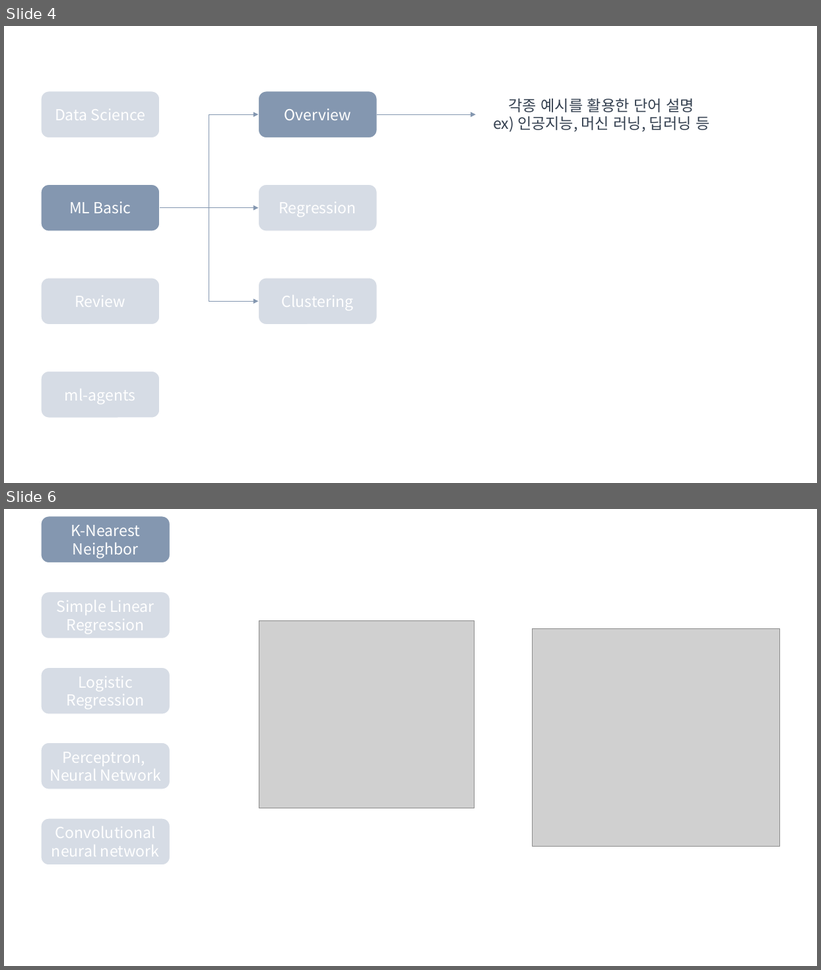
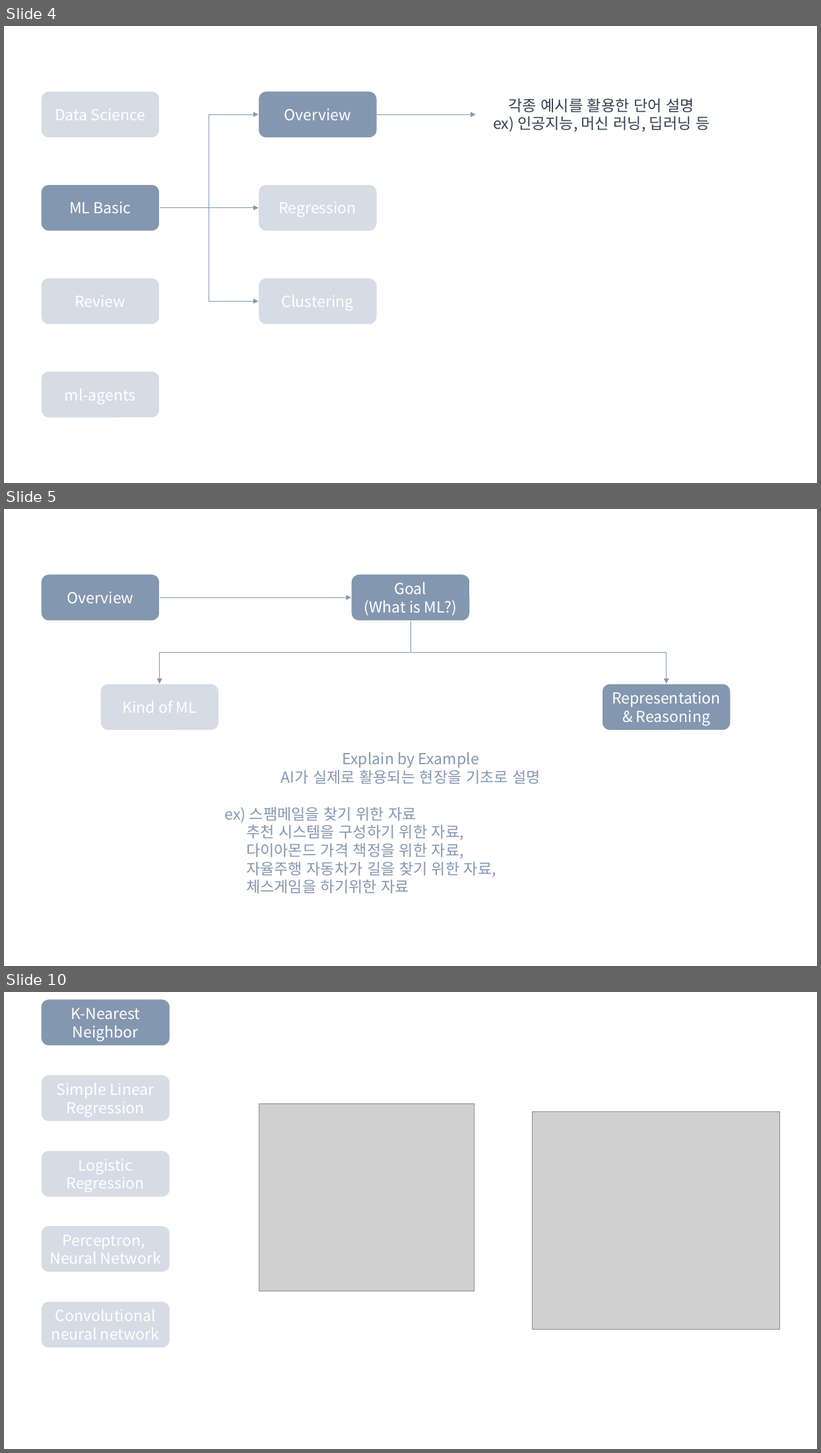
Before and after one commit to Linejin/ai_study, a slide deck: planning/AI seminar.pptx. Shown one above the other, each under a label of ours: slides 4 and 6 before the commit, slides 4, 5 and 10 after it; the slides between them are not shown. The pictures are 821x970 and 821x1453 pixels, drawn with LibreOffice and Linux fonts; fonts in the diff are those of the drawing; grey boxes stand for pictures. Boxes give left, top, right and bottom in pixels: in the first picture for what was removed or moved away, otherwise in the second. Text is boxed around its words. In the diff, an @@ line names an element or a change of style, - is before the commit and + after.

```diff
--- a/planning/AI seminar.pptx
+++ b/planning/AI seminar.pptx
@@ slide 5 added at box(4, 509, 817, 966), background #FFFFFF @@
@@ rounded rectangle added at box(41, 574, 160, 621), fill #8497B0, outline #FFFFFF 1 pt, 18 pt, text #FFFFFF @@
+Overview
@@ rounded rectangle added at box(351, 574, 470, 621), fill #8497B0, outline #FFFFFF 1 pt, 18 pt, text #FFFFFF @@
+Goal
+(What is ML?)
@@ elbow arrow added from (160, 597) to (351, 597), #8497B0 0.5 pt @@
@@ elbow arrow added from (411, 621) to (160, 684), #8497B0 0.5 pt @@
@@ elbow arrow added from (411, 621) to (667, 684), #8497B0 0.5 pt @@
@@ rounded rectangle added at box(100, 684, 219, 731), fill #D6DCE5, outline #FFFFFF 1 pt, 18 pt, text #FFFFFF @@
+Kind of ML
@@ rounded rectangle added at box(603, 684, 731, 731), fill #8497B0, outline #FFFFFF 1 pt, 18 pt, text #FFFFFF @@
+Representation & Reasoning
@@ text added at box(225, 752, 541, 894), 18 pt, text #8497B0 @@
+Explain by Example
+AI가 실제로 활용되는 현장을 기초로 설명
+ex) 스팸메일을 찾기 위한 자료
+추천 시스템을 구성하기 위한 자료,
+다이아몬드 가격 책정을 위한 자료,
+자율주행 자동차가 길을 찾기 위한 자료,
+체스게임을 하기위한 자료
@@ what was slide 6 is now slide 10 @@
```
Also in this commit, not shown: 5 slides changed, 9 other slides added, 1 other file.
